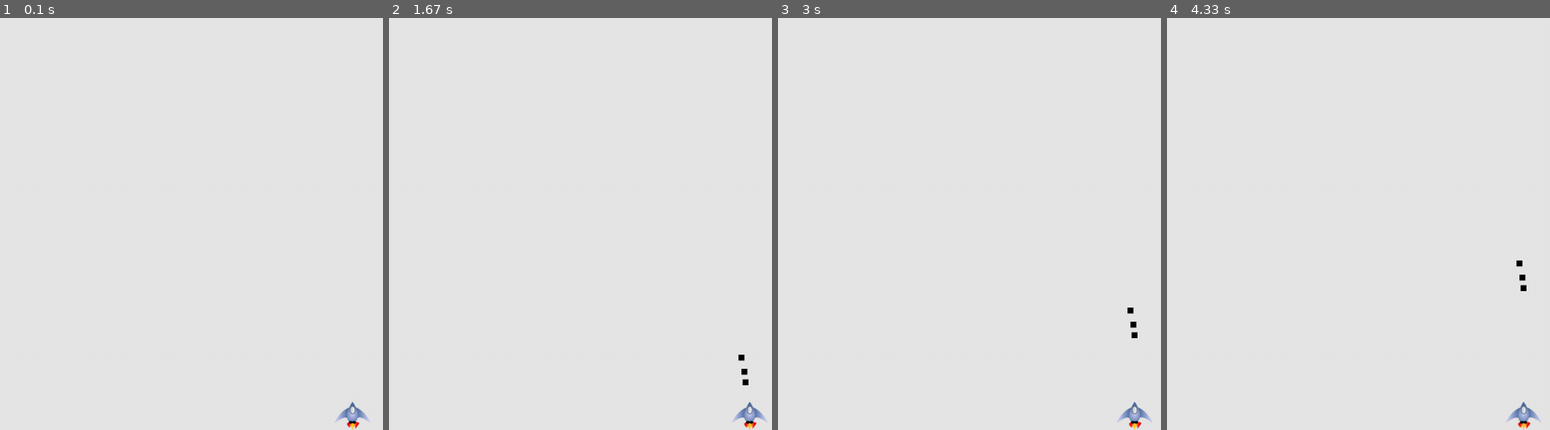
Above: before the commit, frames 1-4 (left to right).
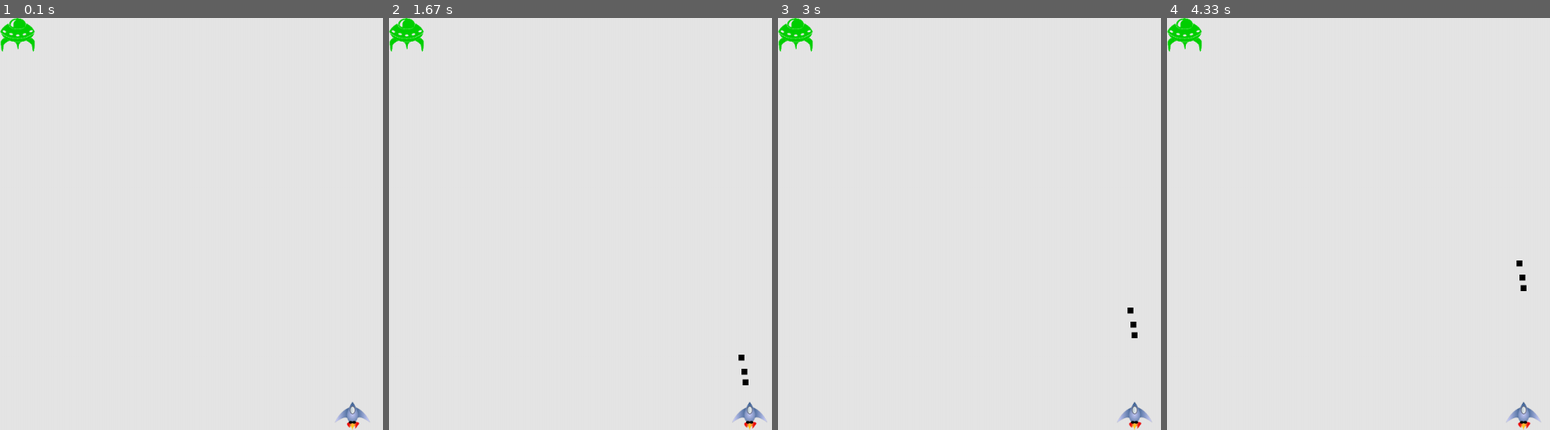
Above: after the commit, the same moments.

Repository: Athaplar/PythonLearningLog
Game: pygame game, started from PyGame/AlienInvasionExtended/AlienInvasionExtended.py
Two runs of this game, one before a commit and one after it. Both use one fixed random seed, a clock stepped at 60 frames per second and the inputs below.
Inputs:
- Up to frame 1 (0.1 s): no input
- Up to frame 2 (1.67 s): tap Space at 0.33, 0.73, 1.03, 1.23, 1.53 s; hold Right 0.67-1.13 s; hold Right 1.17-1.63 s
- Up to frame 3 (3 s): hold Left 1.67-2.2 s; tap Space at 1.73, 2.03, 2.3, 2.6, 2.73 s; hold Left 2.23-2.63 s; hold Right from 2.67 s (still down)
- Up to frame 4 (4.33 s): tap Space at 3.03, 3.4, 3.7, 3.9, 4.2 s; release Right at 3.3 s; hold Left 3.33-3.8 s; hold Right 3.83-4.3 s

The runs differ from the first frame. In frame 1, 0.5% of the frame differs, in the area x 0-10%, y 0-9%; in frame 2, 0.5%; in frame 3, 0.5%; in frame 4, 0.5%.

Commit message:
Load first alien

Diff:
--- a/PyGame/AlienInvasionExtended/AlienInvasionExtended.py
+++ b/PyGame/AlienInvasionExtended/AlienInvasionExtended.py
@@ -9,6 +9,7 @@
     screen = pygame.display.set_mode((ai_settings.screen_width,ai_settings.screen_height))
     gameState = GameState()
     ship = Ship(screen,ai_settings,gameState)
+    alien = Alien(screen,ai_settings)
     pygame.display.set_caption(ai_settings.game_Caption)
     bullets =[]
 
@@ -29,6 +30,7 @@
 
         screen.fill(ai_settings.GRAY)  #fill seem to be hiding all drawing below.Need to figure out what is happening
         ship.draw()
+        alien.draw()
         for bullet in bullets:
             bullet.draw()
         bullets = bullets_copy
@@ -52,6 +54,21 @@
             gameState.ship_move_left = False
             gameState.ship_move_right = False
 
+class Alien():
+
+    def __init__(self,screen,ai_settings):
+
+        self.alien = pygame.image.load(ai_settings.alien_image_location)
+        self.rect = self.alien.get_rect()
+        self.screen = screen
+        self.screen_rect = screen.get_rect()
+        self.alien_image_location = 'images/alien.bmp'
+		#self.rect.top = 0
+
+    def draw(self):
+        self.screen.blit(self.alien,self.rect)
+
+
 class Settings():
 
     def __init__(self):
@@ -65,6 +82,7 @@
         self.bullet_color = self.BLACK
         self.game_Caption = 'Alien Invasion'
         self.image_location = 'images/ship.bmp'
+        self.alien_image_location = 'images/alien.bmp'
         self.bullet_speed = 1
         self.max_allowed_bullets = 3
 
